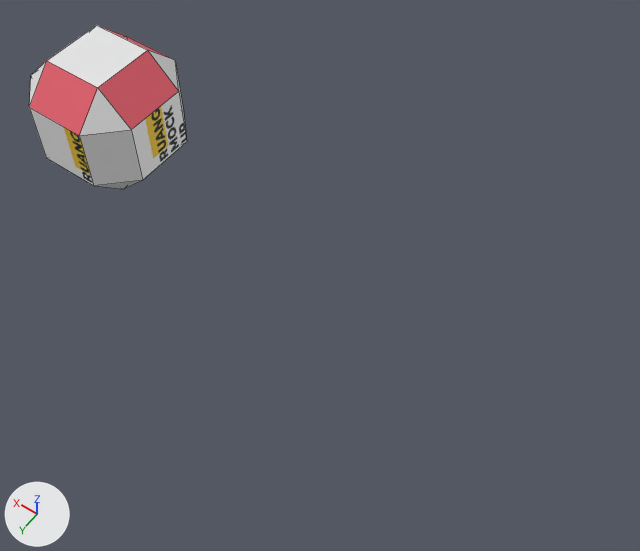
The Blender file assets/bola.blend as it was, and as the next commit left it.
One viewpoint serves both versions: a 50 mm lens placed at (-8.48, 6.46, 8.98), pointed at (-4.35, 0.68, -0.11). The axes (+X, +Y, +Z) are drawn at lower left. The lights are the same throughout. Mesh edges are drawn as thin lines.

In view in the first picture: 'bola'.
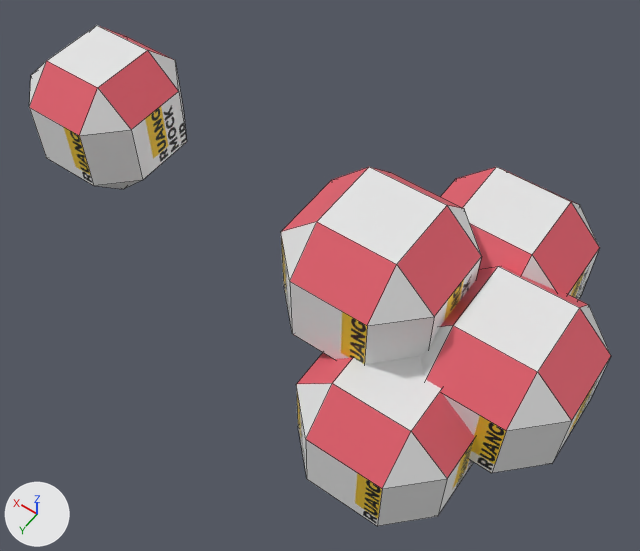
The newer file is also turned or shifted as a whole; pictures and numbers use the older file's frame.

What differs and where, as boxes (x1, y1, x2, y2) in the pictures (640 x 551 px):
'bola.004', added: after (281, 167, 481, 364)
    faces in mat_material_b (red #e7606e): (281, 167, 481, 326)
    faces in mat_material_a (white #e7e7e7): (281, 167, 481, 364)
    faces in mat_material: (281, 236, 481, 364)
'bola.002', added: after (420, 266, 611, 473)
    faces in mat_material_a (white #e7e7e7): (420, 266, 611, 473)
    faces in mat_material_b (red #e7606e): (426, 266, 611, 431)
    faces in mat_material: (443, 358, 610, 473)
'bola.005', added: after (296, 353, 475, 526)
    faces in mat_material_a (white #e7e7e7): (296, 357, 447, 526)
    faces in mat_material_b (red #e7606e): (297, 353, 475, 489)
    faces in mat_material: (296, 387, 475, 526)
'bola.003', added: after (441, 167, 600, 299)
    faces in mat_material_a (white #e7e7e7): (463, 167, 599, 290)
    faces in mat_material_b (red #e7606e): (441, 167, 600, 294)
    faces in mat_material: (568, 250, 599, 299)

Patch to the scene script:
```diff
--- a/assets/bola.blend.py
+++ b/assets/bola.blend.py
@@ ob_bola_005 @@
+ob_bola_005 = bpy.data.objects.new('bola.005', me_cube.copy())  # the mesh of ob_bola
+ob_bola_005.location = (-6.19, 1.82, -0.29)
@@ ob_bola_004 @@
+ob_bola_004 = bpy.data.objects.new('bola.004', me_cube.copy())  # the mesh of ob_bola
+ob_bola_004.location = (-5.34, 0.92, 0.95)
@@ ob_bola_003 @@
+ob_bola_003 = bpy.data.objects.new('bola.003', me_cube.copy())  # the mesh of ob_bola
+ob_bola_003.location = (-6.23, -0.61, 0.21)
@@ ob_bola_002 @@
+ob_bola_002 = bpy.data.objects.new('bola.002', me_cube.copy())  # the mesh of ob_bola
+ob_bola_002.location = (-6.99, 0.73, 0.18)
```
